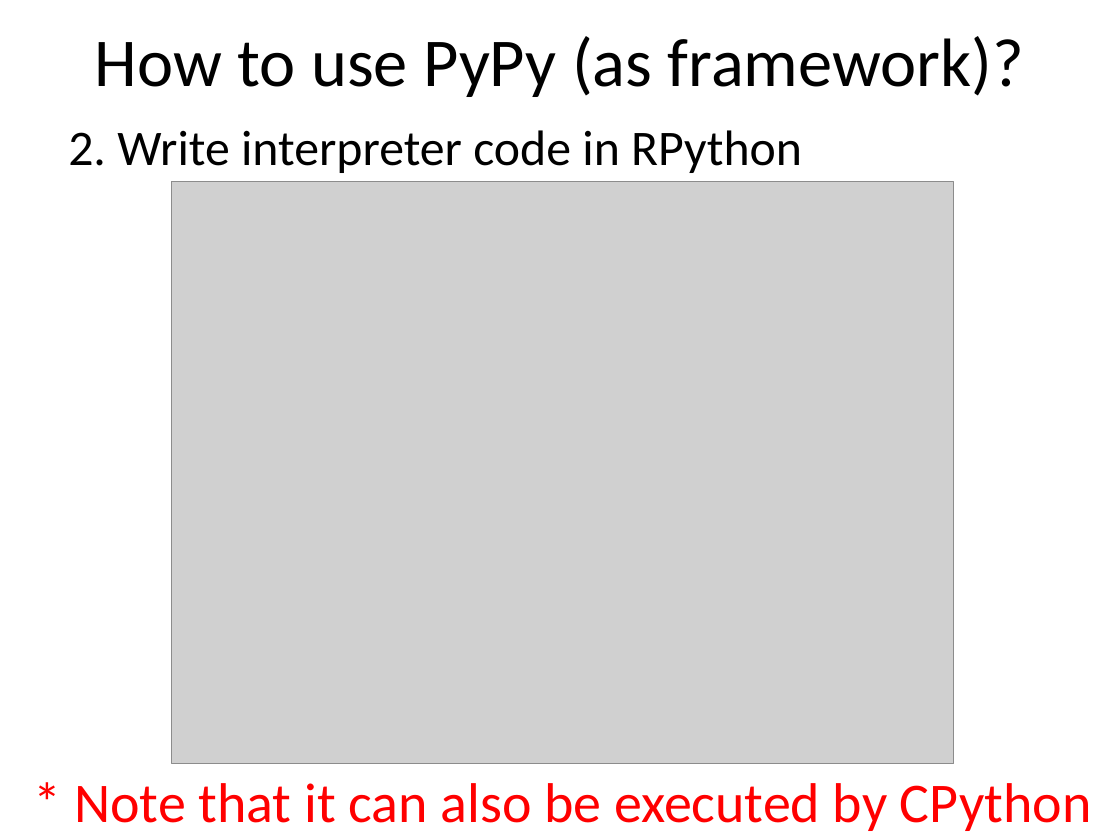
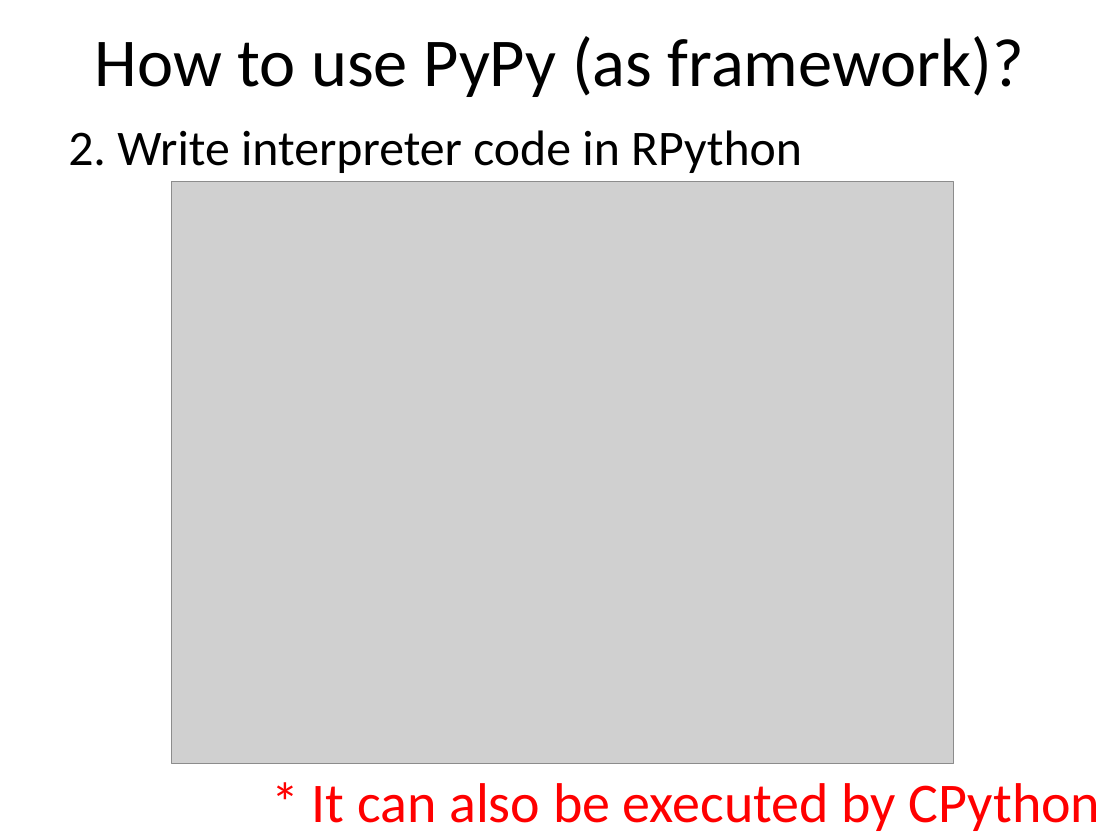
Before and after one commit to ryotaro/pyconjp2012slide, a slide deck: slide 13 of master/Fundamental Technologies Used in PyPy JIT Compiler.pptx. Drawn at 1120x840 pixels with LibreOffice and Linux fonts; fonts in the diff are those of the drawing; grey boxes stand for pictures. Boxes give left, top, right and bottom in pixels: in the first picture for what was removed or moved away, otherwise in the second. Text is boxed around its words. In the diff, an @@ line names an element or a change of style, - is before the commit and + after.

```diff
--- a/master/Fundamental Technologies Used in PyPy JIT Compiler.pptx
+++ b/master/Fundamental Technologies Used in PyPy JIT Compiler.pptx
@@ text at [312,783,1101,831]: text changed @@
-* Note that it can also be executed by CPython
+* It can also be executed by CPython
```
Also in this commit, not shown: 4 other slides changed, 14 slides added, 2 slides removed.
